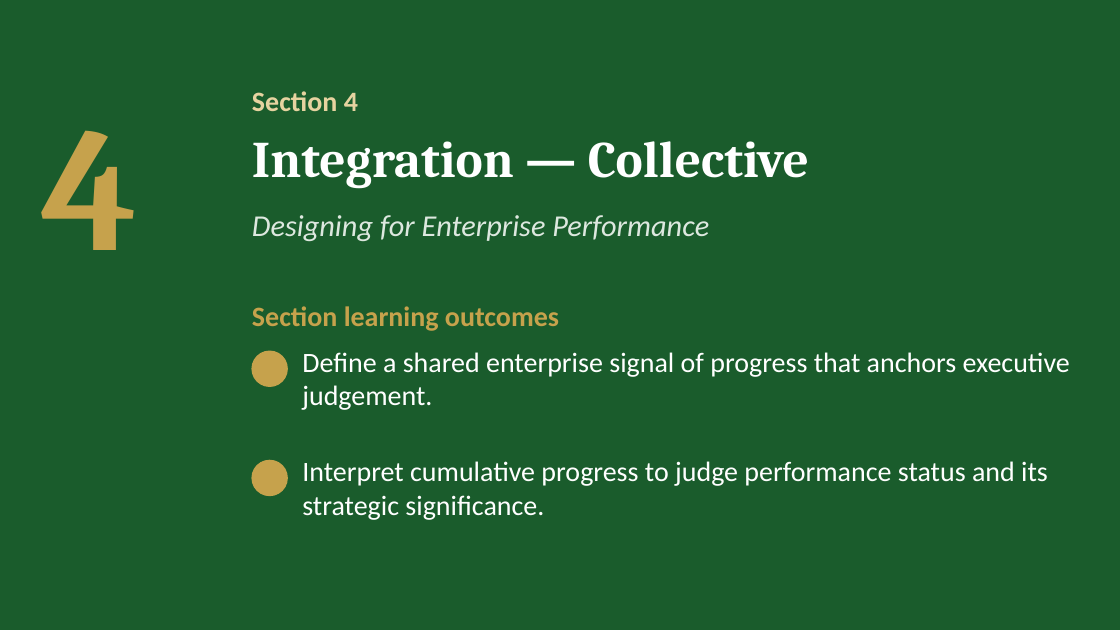
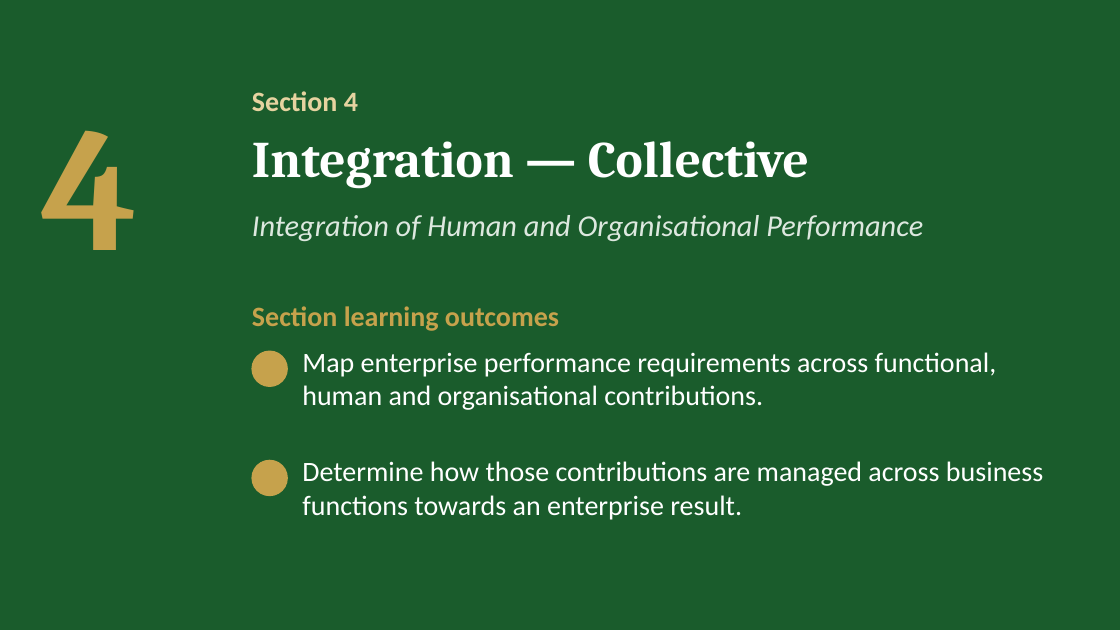
Before and after one commit to IBSL26/ibsl-platform, a slide deck: slide 26 of Unit decks/Unit 06 - Performance Management Setup.pptx (slide 21 before the commit). Drawn at 1120x630 pixels with LibreOffice and Linux fonts; fonts in the diff are those of the drawing; background and template pictures are left out. Boxes give left, top, right and bottom in pixels: in the first picture for what was removed or moved away, otherwise in the second. Text is boxed around its words. In the diff, an @@ line names an element or a change of style, - is before the commit and + after.

Commit message:
Unit 6: human and organisational operating systems, S2R Contribution Map and FACES; Capstone 6A-6B; deck 33 slides

```diff
--- a/Unit decks/Unit 06 - Performance Management Setup.pptx
+++ b/Unit decks/Unit 06 - Performance Management Setup.pptx
@@ text at (252,215,923,241): text changed @@
-Designing for Enterprise Performance
+Integration of Human and Organisational Performance
@@ text at (302,352,997,410): text changed @@
-Define a shared enterprise signal of progress that anchors executive judgement.
+Map enterprise performance requirements across functional, human and organisational contributions.
@@ text at (302,461,1043,520): text changed @@
-Interpret cumulative progress to judge performance status and its strategic significance.
+Determine how those contributions are managed across business functions towards an enterprise result.
```
Also in this commit, not shown: 14 other slides changed, 14 slides added, 9 slides removed, 30 other files.
